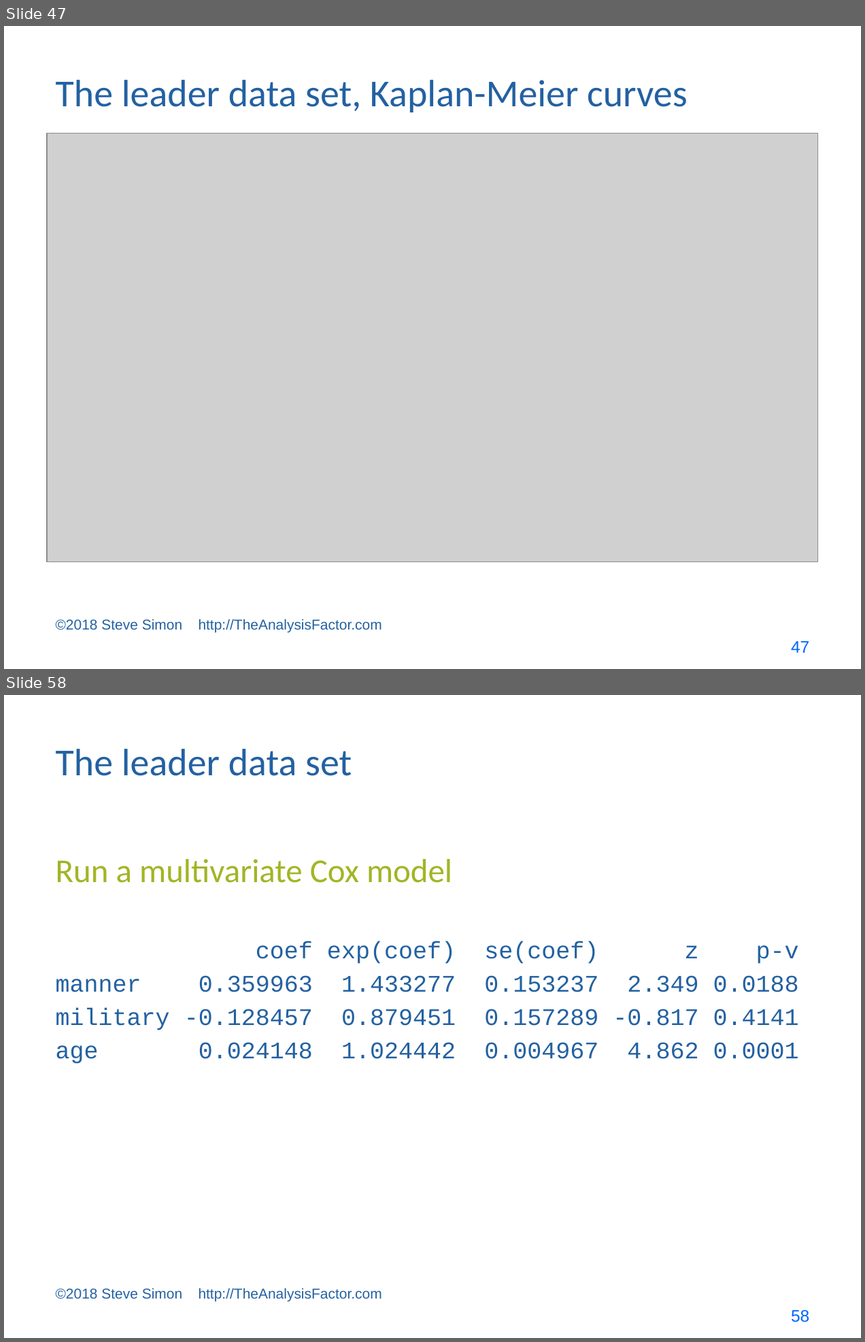
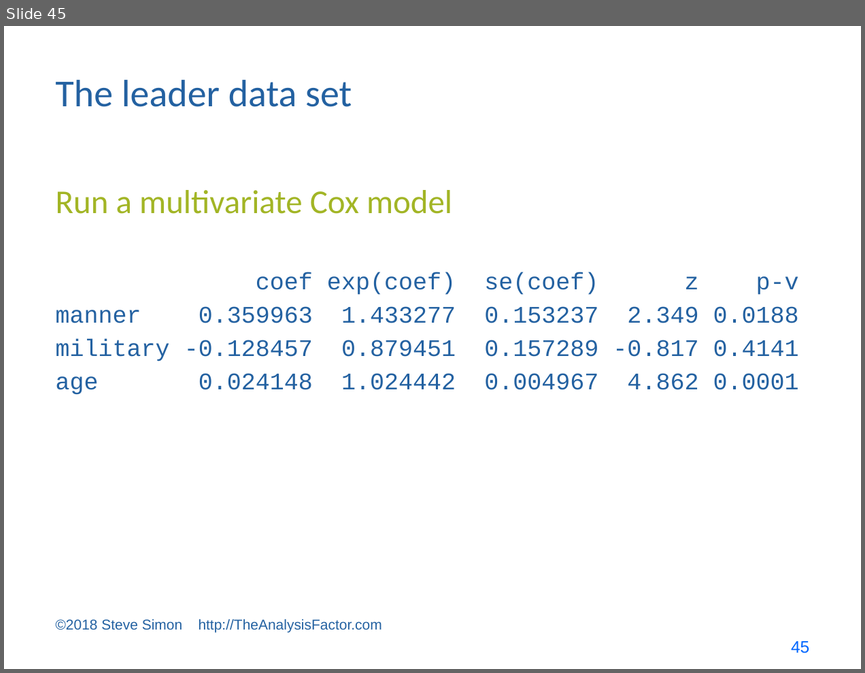
Before and after one commit to pmean/survival-models, a slide deck: bin/cosa lecture.pptx. Shown one above the other, each under a label of ours: slides 47 and 58 before the commit, slide 45 after it; the slides between them are not shown. The pictures are 865x1342 and 865x673 pixels, drawn with LibreOffice and Linux fonts; fonts in the diff are those of the drawing; grey boxes stand for pictures. Boxes give left, top, right and bottom in pixels: in the first picture for what was removed or moved away, otherwise in the second. Text is boxed around its words. In the diff, an @@ line names an element or a change of style, - is before the commit and + after.

```diff
--- a/bin/cosa lecture.pptx
+++ b/bin/cosa lecture.pptx
@@ slide 47 removed at box(4, 26, 861, 669), background #FFFFFF @@
@@ title removed at box(56, 80, 687, 112) @@
-The leader data set, Kaplan-Meier curves
@@ picture removed at box(47, 133, 818, 562) @@
@@ text removed at box(56, 618, 382, 633) @@
-©2018 Steve Simon http://TheAnalysisFactor.com
@@ page number removed at box(791, 641, 809, 652) @@
-47
@@ what was slide 58 is now slide 45 @@
@@ page number at box(791, 641, 809, 653): text changed @@
-58
+45
```
Also in this commit, not shown: 4 slides changed, 37 other slides removed, 5 other files.
